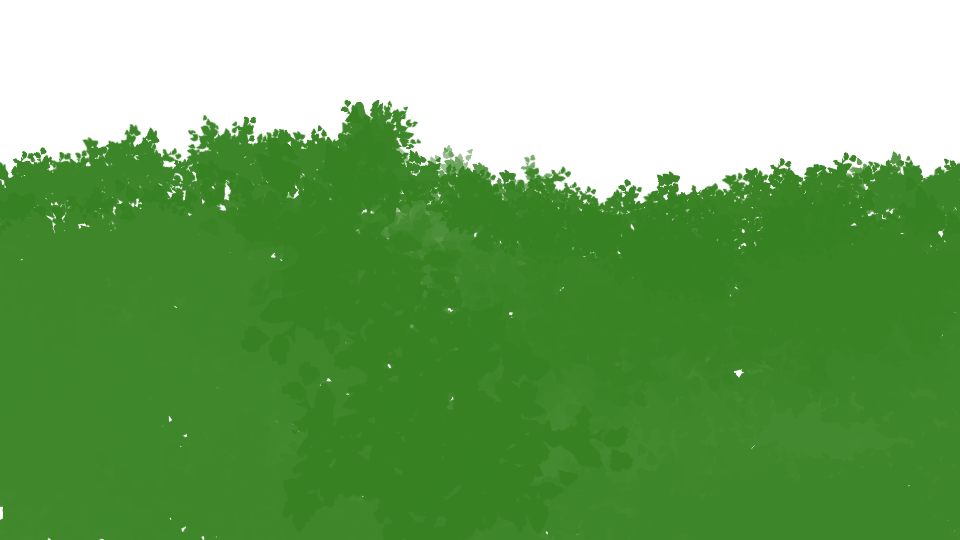
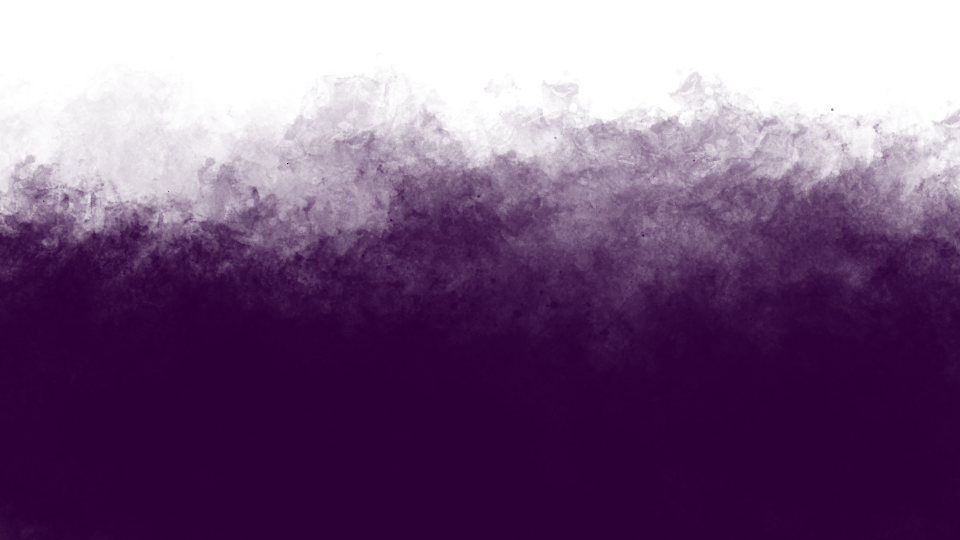
Revision of a layered 960px x 540px image; what changed, layer by layer:
added group "fog" with 1 layers above "forest" over [0, 52, 960, 540]
added layer "Paint Layer 7" in group "fog" over [0, 52, 960, 540]
hid "Paint Layer 6", painted on it over [0, 64, 960, 540]
showed group "moutains" (6 layers) over [0, 52, 960, 540]
